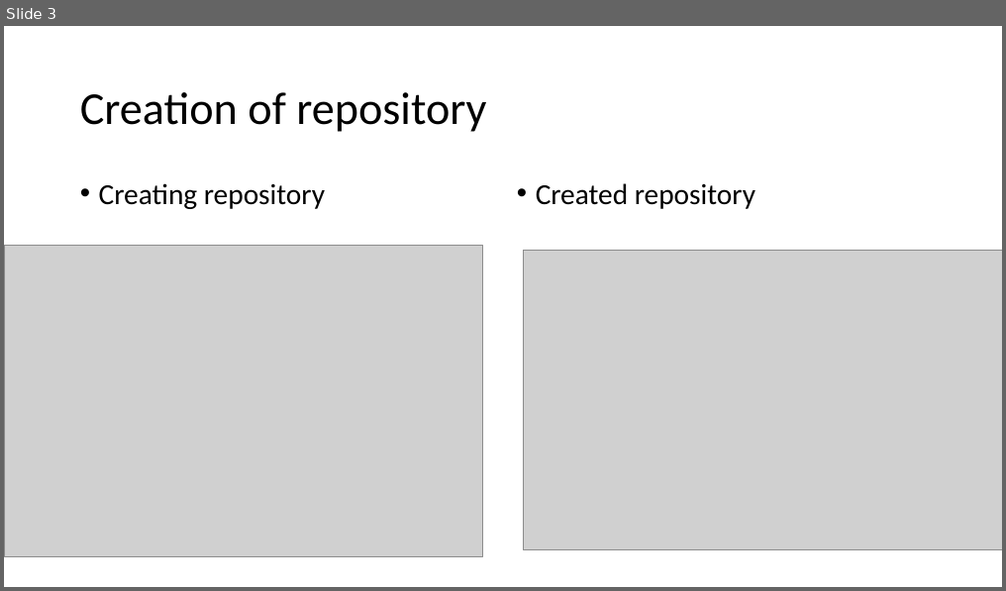
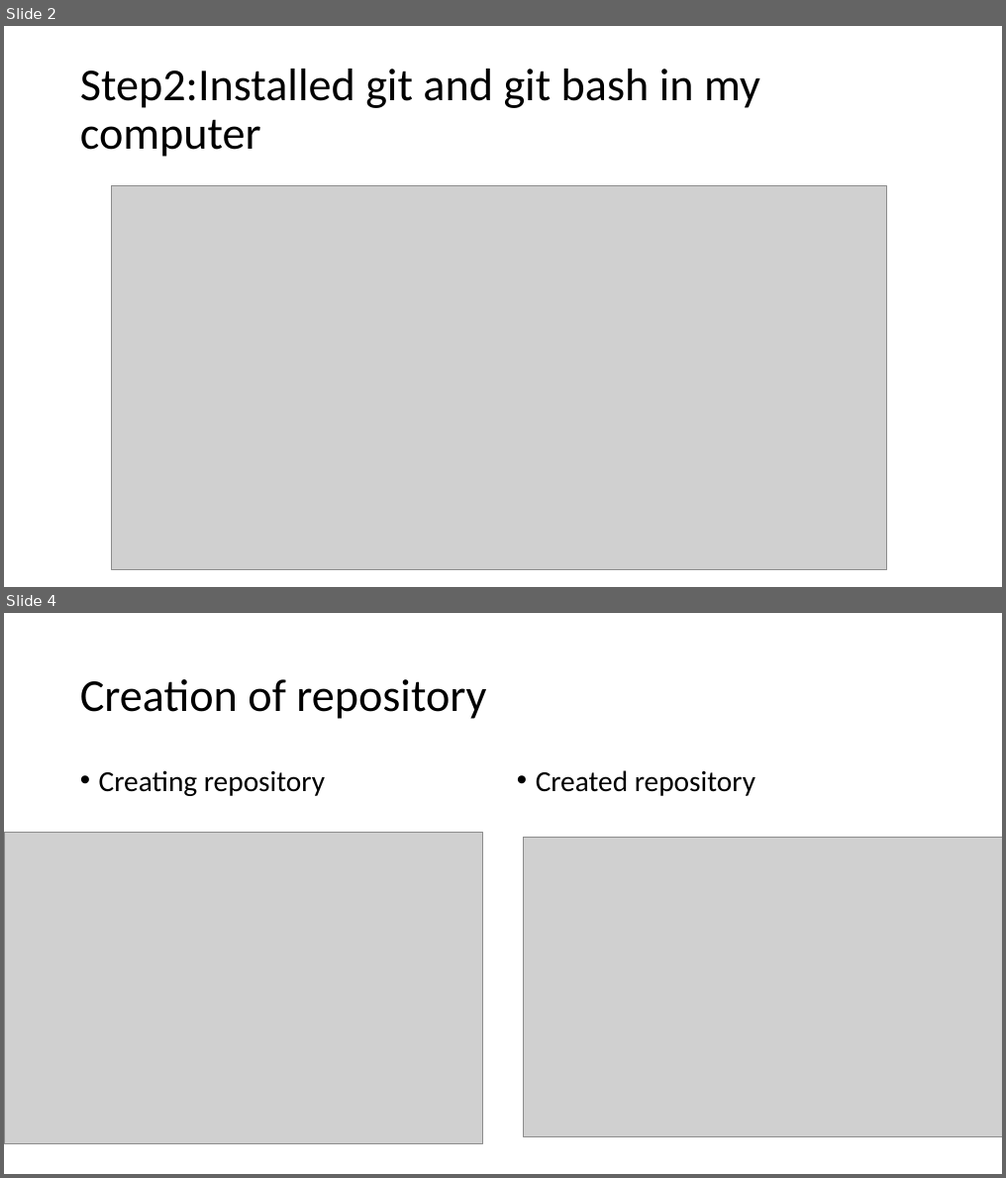
Before and after one commit to badrinath521/Kura-Badrinath, a slide deck: hometask1.pptx. Shown one above the other, each under a label of ours: slide 3 before the commit, slides 2 and 4 after it; the slides between them are not shown. The pictures are 1006x591 and 1006x1178 pixels, drawn with LibreOffice and Linux fonts; fonts in the diff are those of the drawing; grey boxes stand for pictures. Boxes give left, top, right and bottom in pixels: in the first picture for what was removed or moved away, otherwise in the second. Text is boxed around its words. In the diff, an @@ line names an element or a change of style, - is before the commit and + after.

```diff
--- a/hometask1.pptx
+++ b/hometask1.pptx
@@ slide 2 added at [4,26,1002,587], background #FFFFFF @@
@@ title added at [80,69,760,157], 44 pt, text #000000 @@
+Step2:Installed git and git bash in my computer
@@ picture added at [111,186,887,570] @@
@@ what was slide 3 is now slide 4 @@
```
Also in this commit, not shown: 1 slide changed, 3 other slides added, 2 slides removed.
